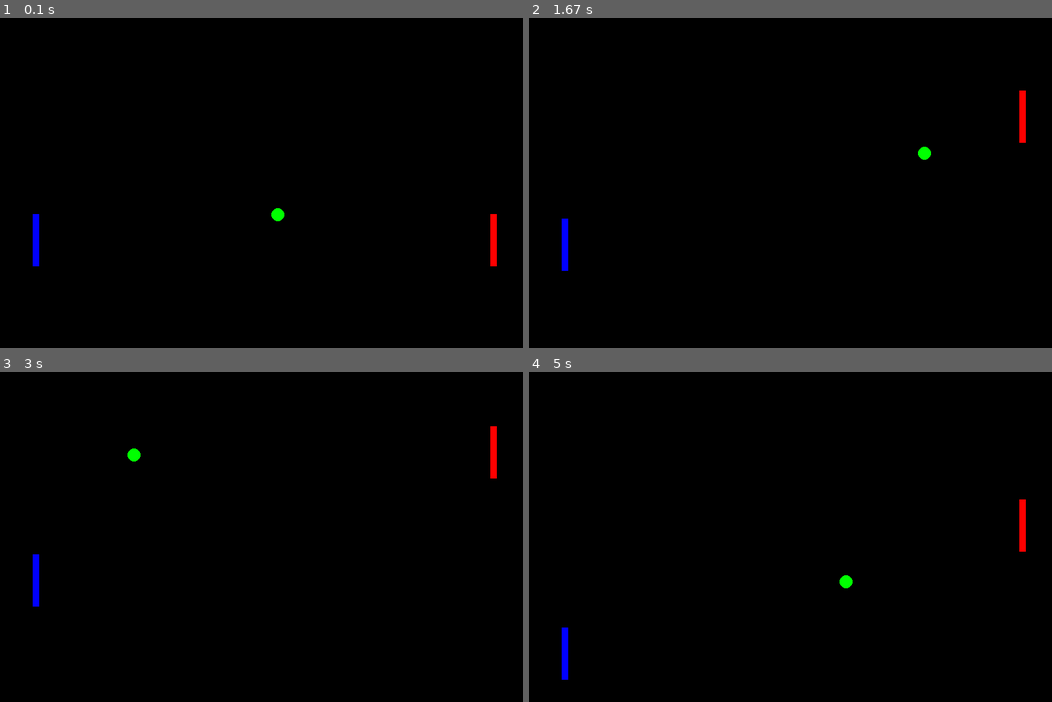
Above: before the commit, frames 1-4 (two rows, left to right).
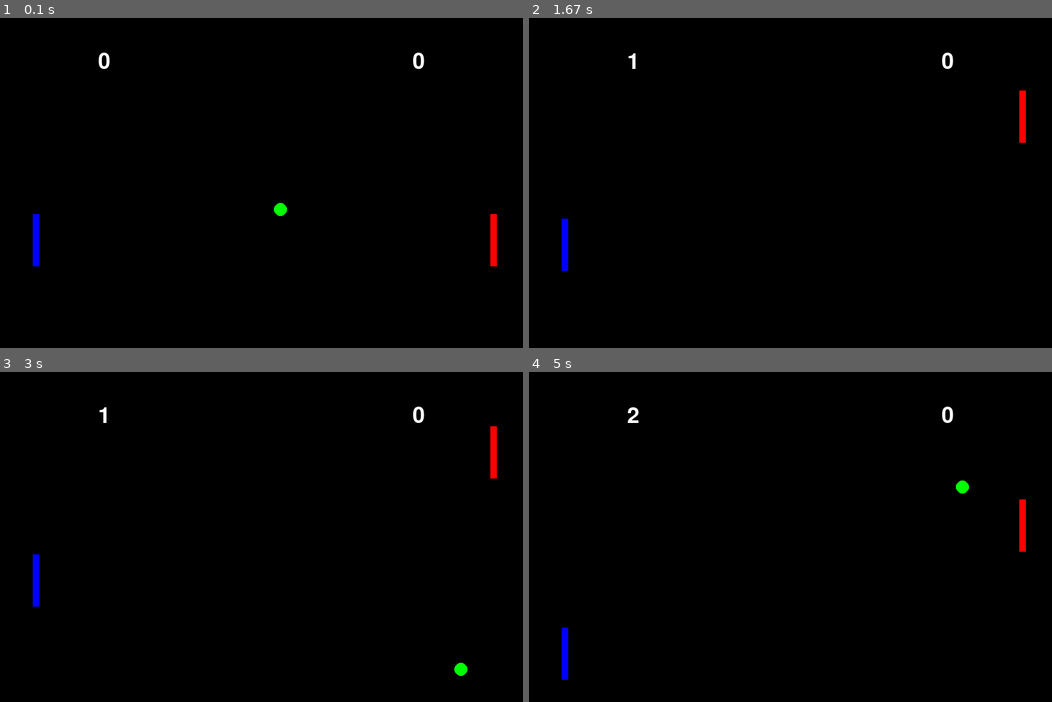
Above: after the commit, the same moments.

Repository: cwrlcarl/pygame-mini-games
Game: pygame game, started from pong-game/src/main.py
The game is run twice, just before and just after one commit, with the same random seed, the same clock (stepped at 60 frames per second) and the same inputs.
Inputs:
- Up to frame 1 (0.1 s): no input
- Up to frame 2 (1.67 s): hold Up 0.33-0.8 s; hold Down 0.83-1.13 s; hold S 0.83-1.13 s; hold Up 1.17-1.53 s; hold W 1.17-1.53 s; hold Down from 1.57 s (still down); hold S from 1.57 s (still down)
- Up to frame 3 (3 s): release Down at 1.93 s; release S at 1.93 s; hold Up 1.97-2.27 s; hold W 1.97-2.27 s; hold Down 2.3-2.6 s; hold S 2.3-2.6 s; hold Up from 2.63 s (still down); hold W from 2.63 s (still down)
- Up to frame 4 (5 s): release Up at 3 s; release W at 3 s; hold Down 3.03-3.4 s; hold S 3.03-3.4 s; hold Up 3.43-3.73 s; hold W 3.43-3.73 s; hold Down 3.77-4.07 s; hold S 3.77-4.07 s; hold Up 4.1-4.47 s; hold W 4.1-4.47 s; hold Down 4.5-4.87 s; hold S 4.5-4.87 s; hold Up from 4.9 s (still down); hold W from 4.9 s (still down)

The runs differ from the first frame. In frame 1, 0.2% of the frame differs, in the area x 18-82%, y 10-62%; in frame 2, 0.2%; in frame 3, 0.3%; in frame 4, 0.3%, in the area x 18-85%, y 10-66%.

Commit message:
Implement score tracking

Diff:
--- a/pong-game/src/main.py
+++ b/pong-game/src/main.py
@@ -1,8 +1,10 @@
 import pygame
 import random
+pygame.font.init()
 
 SCREEN_WIDTH, SCREEN_HEIGHT = 800, 600
 FPS = 60
+SCORE_FONT = pygame.font.SysFont('Monocraft', 50)
 
 class Game:
     def __init__(self):
@@ -15,13 +17,22 @@
         self.paddle1 = Paddle(50, SCREEN_HEIGHT // 2, (0, 0, 255))
         self.paddle2 = Paddle(SCREEN_WIDTH - 50, SCREEN_HEIGHT // 2, (255, 0, 0))
         self._spawn_ball()
+        self.player_score = 0
+        self.enemy_score = 0
 
     def draw(self):
         self.screen.fill((0, 0, 0))
+        self.display_score_text()
         self.paddle1.draw(self.screen)
         self.paddle2.draw(self.screen)
         self.ball.draw(self.screen)
         pygame.display.flip()
+
+    def display_score_text(self):
+        player_score = SCORE_FONT.render(f'{self.player_score}', True, (255, 255, 255))
+        self.screen.blit(player_score, (150, 50))
+        enemy_score = SCORE_FONT.render(f'{self.enemy_score}', True, (255, 255, 255))
+        self.screen.blit(enemy_score, (SCREEN_WIDTH - enemy_score.get_width() - 150, 50))
 
     def update(self):
         self.paddle1.update_paddle1()
@@ -33,23 +44,34 @@
                 self.ball.rect.colliderect(self.paddle2.rect)):
             self.ball.dx *= -1
 
-        if (self.ball.rect.top == 0 or
-                self.ball.rect.bottom == SCREEN_HEIGHT):
+        if (self.ball.rect.top < 0 or
+                self.ball.rect.bottom > SCREEN_HEIGHT):
             self.ball.dy *= -1
 
     def _spawn_ball(self):
         self.ball = Ball(SCREEN_WIDTH // 2, SCREEN_HEIGHT // 2)
 
+    def handle_score(self):
+        if self.ball.rect.right < 0:
+            if not self.ball.scored:
+                self.ball.scored = True
+                self.enemy_score += 1
+            self.respawn_ball()
+
+        if self.ball.rect.left > SCREEN_WIDTH:
+            if not self.ball.scored:
+                self.ball.scored = True
+                self.player_score += 1
+            self.respawn_ball()
+
     def respawn_ball(self):
-        if (self.ball.rect.right < 0 or
-                self.ball.rect.left > SCREEN_WIDTH):
-            if self.start_time is None:
-                self.start_time = pygame.time.get_ticks()
-            current_time = pygame.time.get_ticks()
-            elapsed_time = current_time - self.start_time
-            if elapsed_time > 1000:
-                self._spawn_ball()
-                self.start_time = None
+        if self.start_time is None:
+            self.start_time = pygame.time.get_ticks()
+        current_time = pygame.time.get_ticks()
+        elapsed_time = current_time - self.start_time
+        if elapsed_time > 1000:
+            self._spawn_ball()
+            self.start_time = None
 
     def events(self):
         for event in pygame.event.get():
@@ -62,7 +84,7 @@
             self.draw()
             self.update()
             self.handle_collisions()
-            self.respawn_ball()
+            self.handle_score()
             self.events()
 
 
@@ -95,8 +117,9 @@
     def __init__(self, x, y):
         self.radius = 10
         self.rect = pygame.Rect(x, y, self.radius, self.radius)
-        self.dx = random.choice([-5, 5])
-        self.dy = random.choice([-1, 1])
+        self.dx = random.choice([-6, 6])
+        self.dy = random.choice([-3, 3])
+        self.scored = False
 
     def update(self):
         self.rect.x += self.dx
